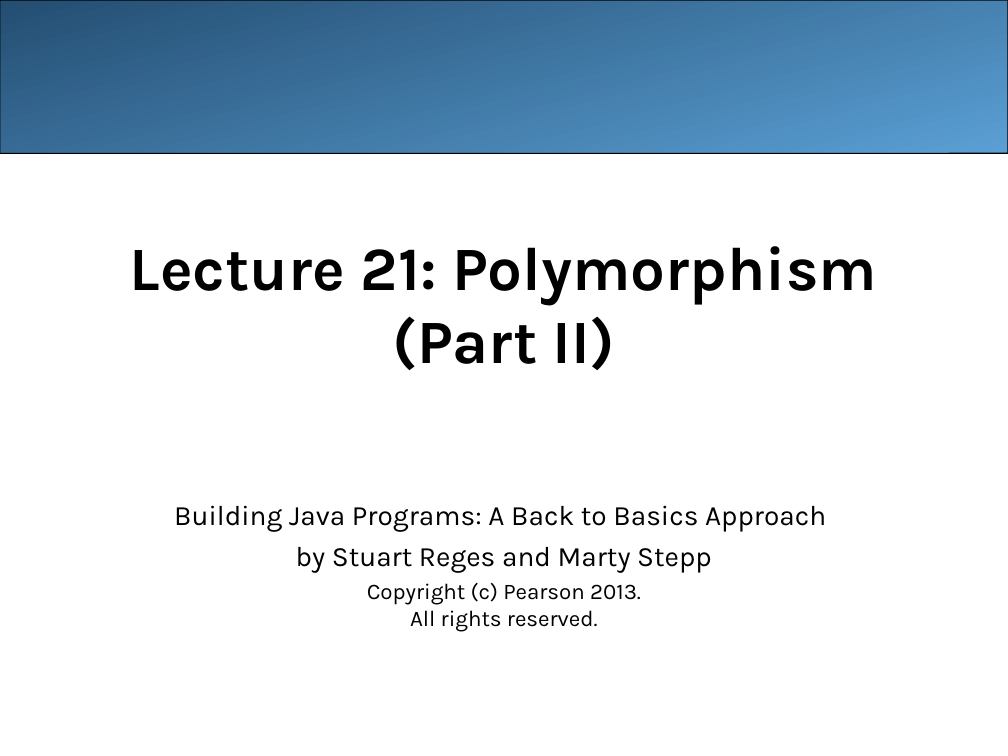
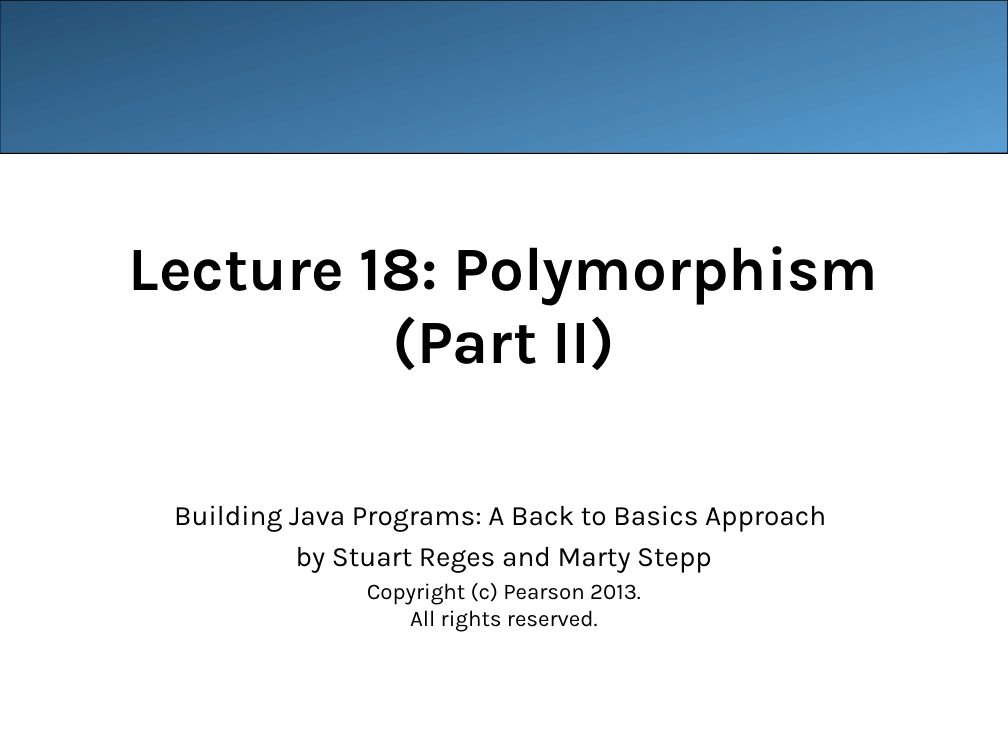
Before and after one commit to LongBaoNguyen/longbaonguyen.github.io, a slide deck: slide 1 of courses/apcsa/lecture18.ppt. Drawn at 1008x756 pixels with LibreOffice and Linux fonts; fonts in the diff are those of the drawing. Boxes give left, top, right and bottom in pixels: in the first picture for what was removed or moved away, otherwise in the second. Text is boxed around its words. In the diff, an @@ line names an element or a change of style, - is before the commit and + after.

```diff
--- a/courses/apcsa/lecture18.ppt
+++ b/courses/apcsa/lecture18.ppt
@@ title at (129, 246, 878, 370): text changed @@
-Lecture 21: Polymorphism
-(Part II)
+Lecture 18: Polymorphism
+(Part II)
```
Also in this commit, not shown: 24 other slides changed, 4 other files.
